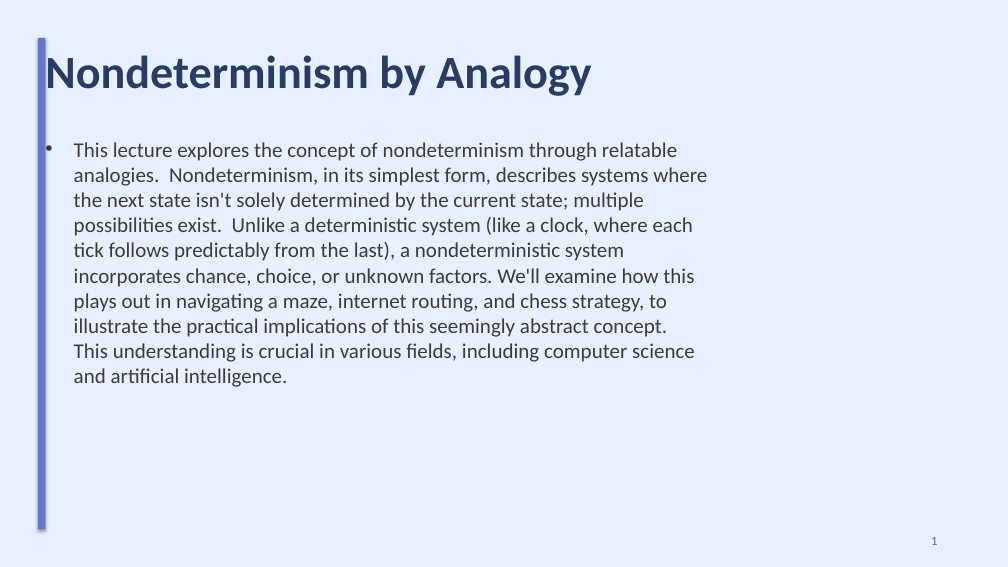
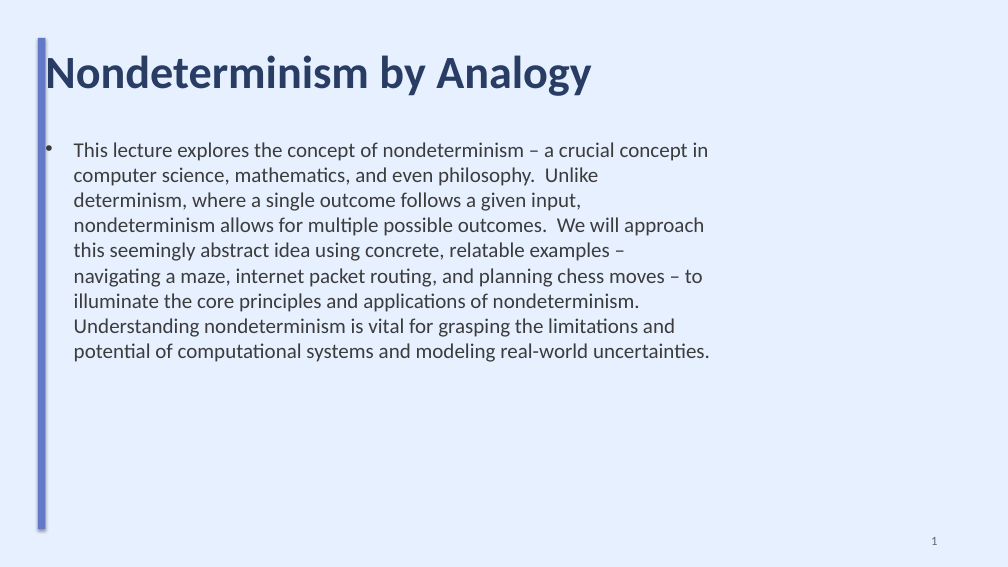
Before and after one commit to sanskarsri26/pdf-to-lecture, a slide deck: slide 1 of Styled_Slides.pptx. Drawn at 1008x567 pixels with LibreOffice and Linux fonts; fonts in the diff are those of the drawing. Boxes give left, top, right and bottom in pixels: in the first picture for what was removed or moved away, otherwise in the second. Text is boxed around its words. In the diff, an @@ line names an element or a change of style, - is before the commit and + after.

```diff
--- a/Styled_Slides.pptx
+++ b/Styled_Slides.pptx
@@ text at [74, 142, 710, 362]: text changed @@
-• This lecture explores the concept of nondeterminism through relatable analogies. Nondeterminism, in its simplest form, describes systems where the next state isn't solely determined by the current state; multiple possibilities exist. Unlike a deterministic system (like a clock, where each tick follows predictably from the last), a nondeterministic system incorporates chance, choice, or unknown factors. We'll examine how this plays out in navigating a maze, internet routing, and chess strategy, to illustrate the practical implications of this seemingly abstract concept. This understanding is crucial in various fields, including computer science and artificial intelligence.
+• This lecture explores the concept of nondeterminism – a crucial concept in computer science, mathematics, and even philosophy. Unlike determinism, where a single outcome follows a given input, nondeterminism allows for multiple possible outcomes. We will approach this seemingly abstract idea using concrete, relatable examples – navigating a maze, internet packet routing, and planning chess moves – to illuminate the core principles and applications of nondeterminism. Understanding nondeterminism is vital for grasping the limitations and potential of computational systems and modeling real-world uncertainties.
```
Also in this commit, not shown: 8 other slides changed, 1 slide removed, 7 other files.
